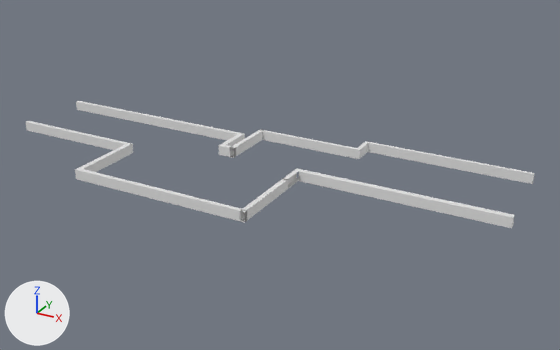
Before and after pictures for a commit that changed the FBX model Assets/Paths/3D Models/Path Straight2.fbx.
The view is the same before and after, from a 50 mm lens placed at (48.1, -80.0, 39.9), pointed at (2.6, 2.8, -1.5). The lights are fixed; the arrows at lower left show +X, +Y and +Z. Where no turn or scale is listed for an object, it has been applied to the vertices.
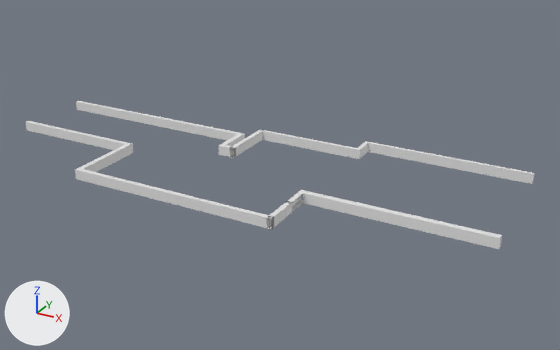
Pixel boxes (x1, y1, x2, y2) of what changed, in the pictures (560 x 350 px; the box of a moved part takes in the faces that stretch with it):
```json
{"object": "Cube.001", "change": "reshaped", "before": [26, 101, 534, 228], "after": [26, 101, 534, 249], "on screen": "16% taller"}
{"part": 1, "of": "me_cube_004", "change": "moved or reshaped", "before": [298, 169, 515, 228], "after": [303, 191, 502, 249]}
{"part": 2, "of": "me_cube_004", "change": "moved or reshaped", "before": [282, 168, 301, 189], "after": [285, 190, 305, 212]}
{"part": 3, "of": "me_cube_004", "change": "moved or reshaped", "before": [79, 169, 288, 223], "after": [79, 169, 292, 229]}
```

Edits to the scene script, one JSON object a line:
```json
{"block": "me_cube_004", "where": "me_cube_004.from_pydata(...)  # 104 vertices, 98 faces; spans x -37.8..33.4, y -12.6..14.5, z -0.7..0.7"}
{"block": "me_cube_004", "where": "# used by ob_cube_001; location = (0.0, 0.0, 0.0)"}
{"block": "me_cube_004", "change": "me_cube_004 part 1: all 4 vertices in x 33.4, y 0.6..1.4, z -0.7..0.7 are moved by (0.0, -5.5, 0.0)"}
{"block": "me_cube_004", "change": "me_cube_004 part 2: all 16 vertices in x 5.8..6.4, y -2.8..1.4, z -0.7..0.7 are moved by (3.5, -5.5, 0.0)"}
{"block": "me_cube_004", "change": "me_cube_004 part 3: all 8 vertices in x 5.8..6.4, y -12.6..-12.1, z -0.7..0.7 are moved by (3.5, 0.0, 0.0)"}
```
